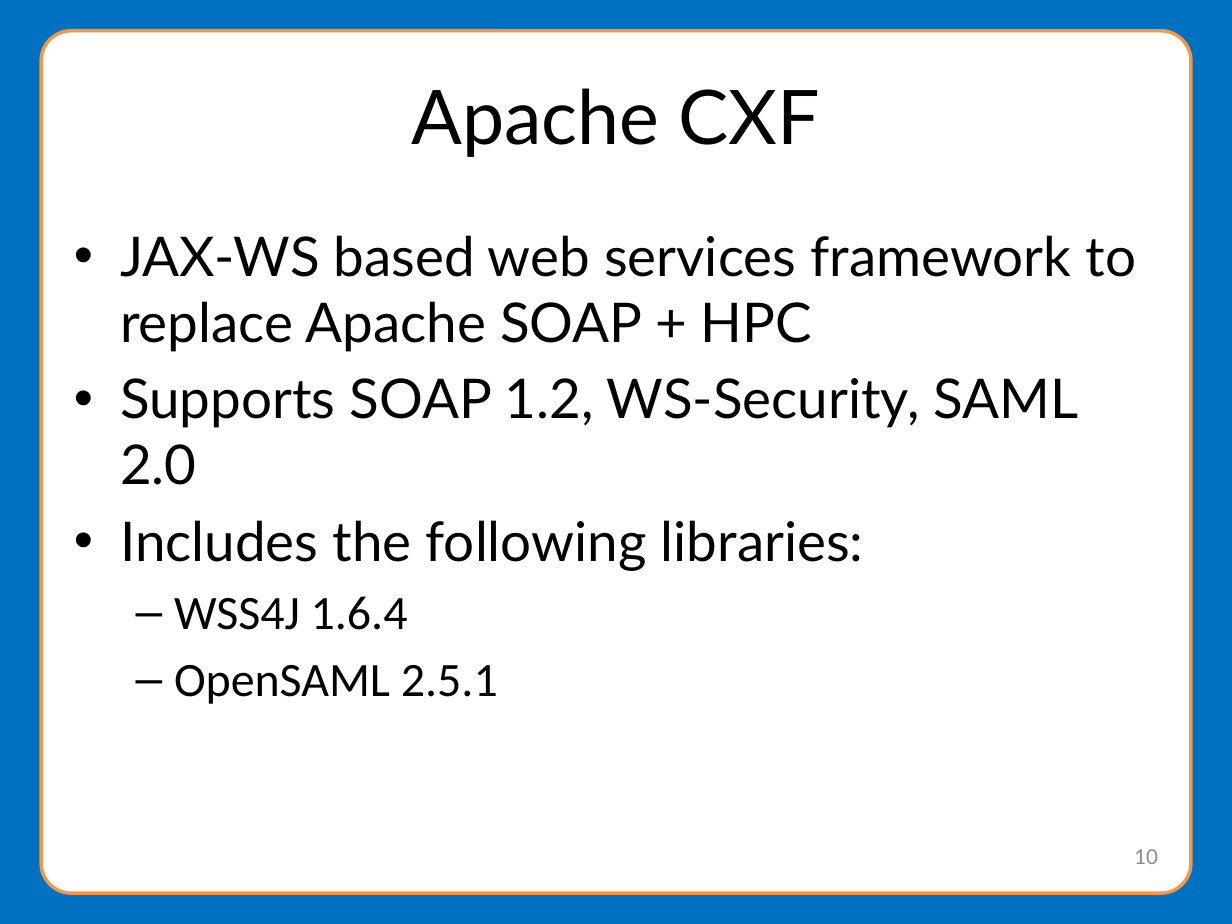
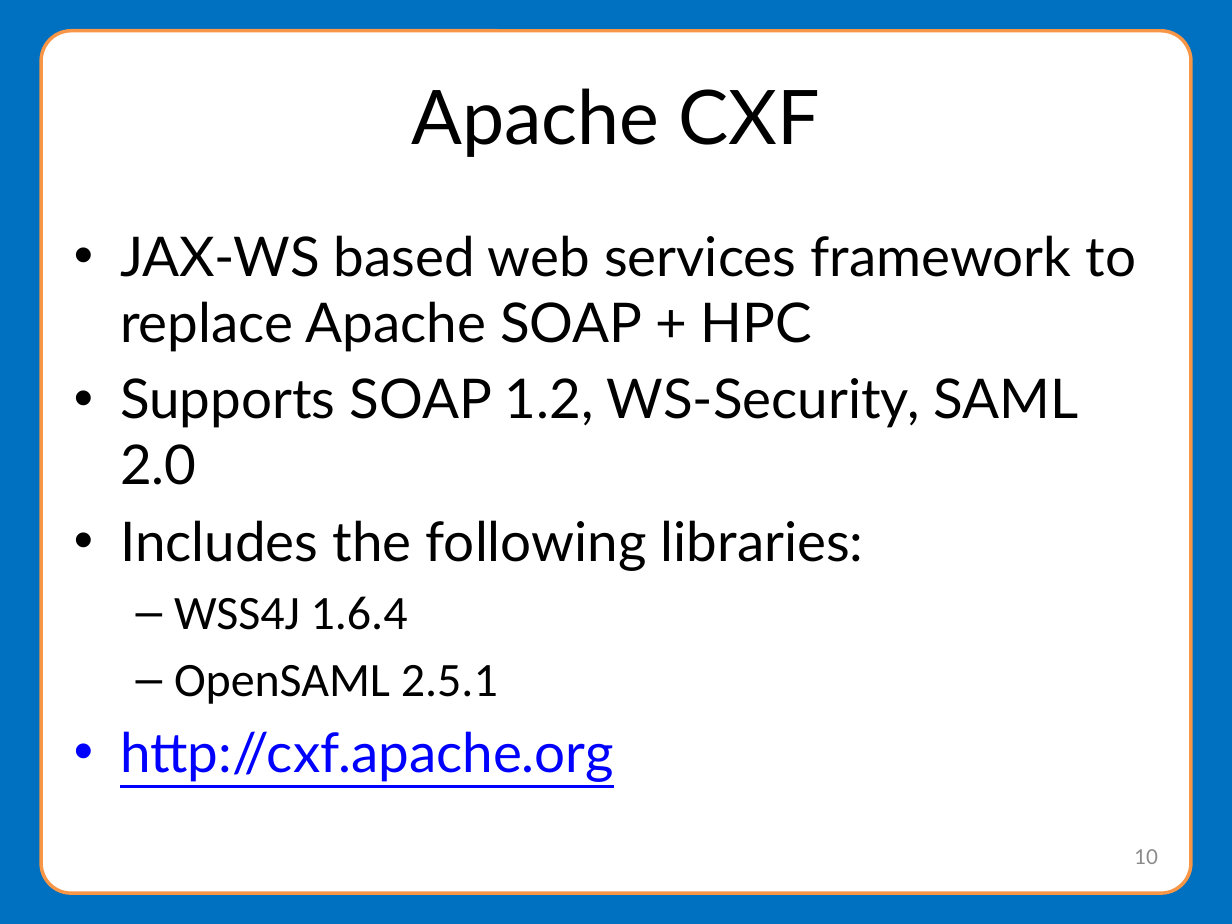
Before and after one commit to NationalStudentClearinghouse/Meteor4, a slide deck: slide 10 of docs/webinar/MeteorWebinarPresentation.pptx. Drawn at 1232x924 pixels with LibreOffice and Linux fonts; fonts in the diff are those of the drawing; background and template pictures are left out. Boxes give left, top, right and bottom in pixels: in the first picture for what was removed or moved away, otherwise in the second. Text is boxed around its words. In the diff, an @@ line names an element or a change of style, - is before the commit and + after.

```diff
--- a/docs/webinar/MeteorWebinarPresentation.pptx
+++ b/docs/webinar/MeteorWebinarPresentation.pptx
@@ text at bbox=[120, 731, 614, 782]: paragraph added @@
+• http://cxf.apache.org
```
Also in this commit, not shown: 4 other slides changed, 1 slide added, 1 slide removed.
